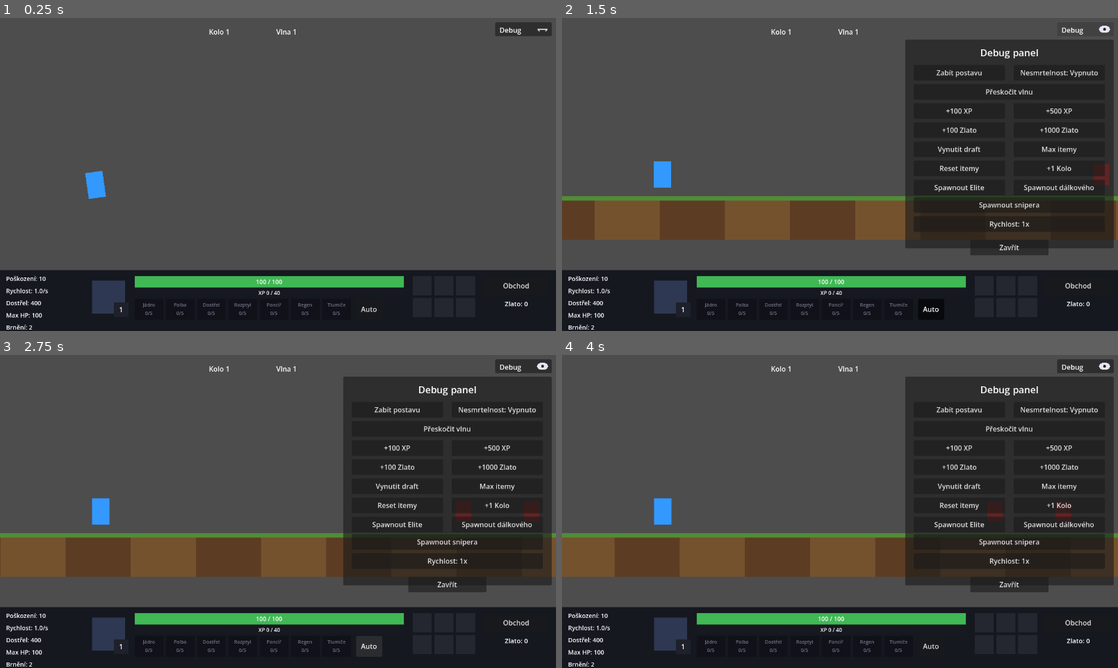
Above: before the commit, frames 1-4 (two rows, left to right).
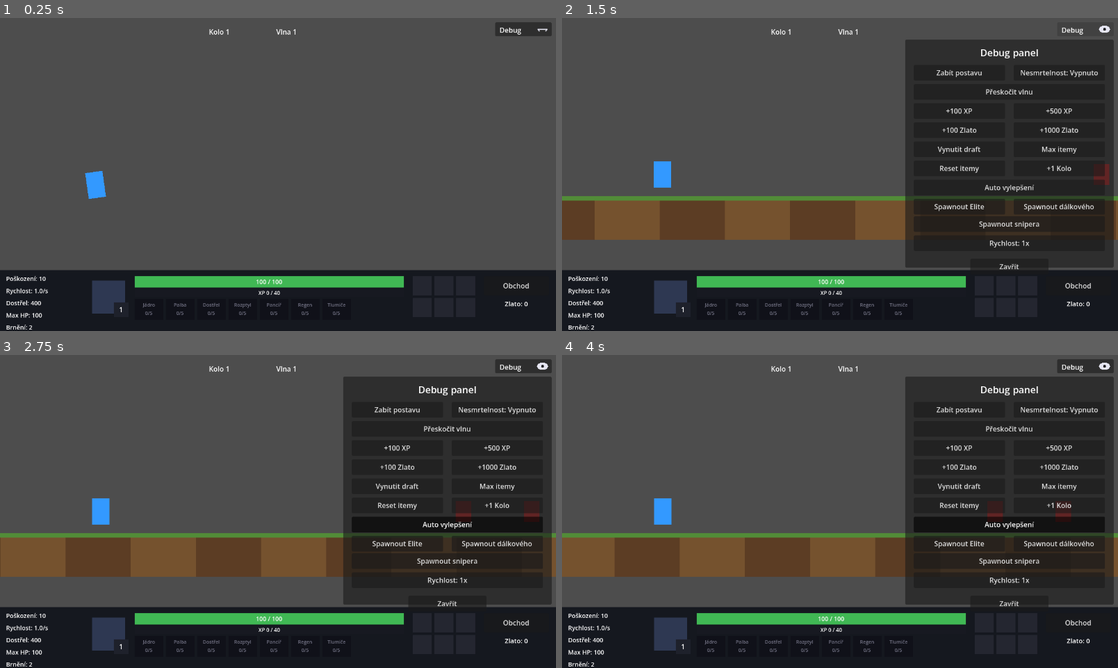
Above: after the commit, the same moments.

Repository: Wazzbi/auto-battler
Game: Godot game, scene res://scenes/main.tscn
Two runs of this game, one before a commit and one after it. Both use one fixed random seed, a clock stepped at 60 frames per second and the inputs below.
Inputs (mouse positions are in pixels of both pictures, inside the frame that each line leads up to):
- Up to frame 1 (0.25 s): no input
- Up to frame 2 (1.5 s): click (928, 309) at 0.5 s, where only the run before the commit has a clickable "Auto"; click "Debug" at 1.25 s
- Up to frame 3 (2.75 s): click "Auto" (after the commit: "Auto vylepšení") at 2 s
- Up to frame 4 (4 s): click "Obchod" at 2.75 s; click "Zavřít obchod" at 3.5 s

The runs differ from the first frame. In frame 1, less than 0.1% of the frame differs, in the area x 64-68%, y 92-94%; in frame 2, 3.0%; in frame 3, 3.1%, in the area x 61-100%, y 51-94%; in frame 4, 3.1%.

Commit message:
Move item-draft auto-pick into the Debug panel
The "Auto" toggle was a regular BottomBar button, but its only real
purpose is skipping the draft-choice pause during testing - a literal
random-pick button sitting next to real player-facing controls
undercut the whole point of the item draft (a deliberate, visible
choice). Renamed "Auto vylepšení" and moved into the Debug panel.

Co-Authored-By: Claude Sonnet 5 <noreply@anthropic.com>

Diff:
--- a/scenes/ui/hud.gd
+++ b/scenes/ui/hud.gd
@@ -35,7 +35,6 @@
 @onready var hp_regen_label: Label = $Control/BottomBar/HPBar/RegenLabel
 @onready var xp_bar: ProgressBar = $Control/BottomBar/XPBar
 @onready var xp_label: Label = $Control/BottomBar/XPBar/XPLabel
-@onready var auto_assign_toggle: Button = $Control/BottomBar/AutoAssignToggle
 @onready var gold_label: Label = $Control/BottomBar/GoldLabel
 @onready var shop_button: Button = $Control/BottomBar/ShopButton
 
@@ -75,6 +74,7 @@
 @onready var debug_spawn_elite_button: Button = $Control/DebugPanel/SpawnEliteButton
 @onready var debug_spawn_ranged_button: Button = $Control/DebugPanel/SpawnRangedButton
 @onready var debug_spawn_sniper_button: Button = $Control/DebugPanel/SpawnSniperButton
+@onready var debug_auto_upgrade_toggle: Button = $Control/DebugPanel/AutoUpgradeToggle
 @onready var debug_speed_button: Button = $Control/DebugPanel/SpeedButton
 @onready var debug_close_button: Button = $Control/DebugPanel/CloseButton
 
@@ -108,6 +108,10 @@
 ## zobrazení DraftPanelu - vypnuto defaultně, protože smysl draftu je, že
 ## hráč vidí a dělá skutečnou volbu (na rozdíl od dřívějšího Auto-přiřazení
 ## bodů do schopností, kde volba byla plochá a Auto dávalo smysl jako výchozí).
+## Ovládá se přes "Auto vylepšení" v Debug panelu (`AutoUpgradeToggle`), ne
+## přes tlačítko v běžném HUD - žádný důvod, proč by si "finální" hráč měl
+## chtít nechat vybírat itemy náhodně místo skutečné volby, takže to patří
+## mezi dev/testovací nástroje, ne mezi trvale viditelné ovládací prvky.
 var _draft_auto_enabled: bool = false
 ## Poslední nabídnuté itemy (viz _on_item_draft_ready) - potřeba, aby
 ## _on_draft_auto_toggled() mohl doresit nabídku, na kterou hráč zrovna
@@ -131,9 +135,6 @@
 	wave_cleared_label.hide()
 
 	_cache_item_nodes()
-
-	auto_assign_toggle.button_pressed = _draft_auto_enabled
-	auto_assign_toggle.toggled.connect(_on_draft_auto_toggled)
 
 	shop_button.pressed.connect(_on_shop_button_pressed)
 	shop_close_button.pressed.connect(_on_shop_close_pressed)
@@ -441,6 +442,8 @@
 	debug_spawn_elite_button.pressed.connect(_on_debug_spawn_elite_pressed)
 	debug_spawn_ranged_button.pressed.connect(_on_debug_spawn_ranged_pressed)
 	debug_spawn_sniper_button.pressed.connect(_on_debug_spawn_sniper_pressed)
+	debug_auto_upgrade_toggle.button_pressed = _draft_auto_enabled
+	debug_auto_upgrade_toggle.toggled.connect(_on_draft_auto_toggled)
 	debug_speed_button.pressed.connect(_on_debug_speed_pressed)
 
 	# Engine.time_scale je globální a restart scény ho sám neresetuje - popisek
--- a/scenes/ui/hud.tscn
+++ b/scenes/ui/hud.tscn
@@ -356,16 +356,6 @@
 0/5"
 horizontal_alignment = 1
 vertical_alignment = 1
-
-[node name="AutoAssignToggle" type="Button" parent="Control/BottomBar" unique_id=93625391]
-layout_mode = 0
-offset_left = 820.0
-offset_top = 66.0
-offset_right = 880.0
-offset_bottom = 114.0
-toggle_mode = true
-button_pressed = false
-text = "Auto"
 
 [node name="ItemSlot1" type="ColorRect" parent="Control/BottomBar" unique_id=1141383570]
 layout_mode = 1
@@ -577,7 +567,7 @@
 offset_left = -490.0
 offset_top = 50.0
 offset_right = -10.0
-offset_bottom = 530.0
+offset_bottom = 574.0
 
 [node name="Title" type="Label" parent="Control/DebugPanel"]
 layout_mode = 0
@@ -678,44 +668,54 @@
 offset_bottom = 314.0
 text = "+1 Kolo"
 
+[node name="AutoUpgradeToggle" type="Button" parent="Control/DebugPanel"]
+layout_mode = 0
+offset_left = 20.0
+offset_top = 322.0
+offset_right = 460.0
+offset_bottom = 358.0
+toggle_mode = true
+button_pressed = false
+text = "Auto vylepšení"
+
 [node name="SpawnEliteButton" type="Button" parent="Control/DebugPanel"]
 layout_mode = 0
 offset_left = 20.0
-offset_top = 322.0
+offset_top = 366.0
 offset_right = 230.0
-offset_bottom = 358.0
+offset_bottom = 402.0
 text = "Spawnout Elite"
 
 [node name="SpawnRangedButton" type="Button" parent="Control/DebugPanel"]
 layout_mode = 0
 offset_left = 250.0
-offset_top = 322.0
-offset_right = 460.0
-offset_bottom = 358.0
+offset_top = 366.0
+offset_right = 460.0
+offset_bottom = 402.0
 text = "Spawnout dálkového"
 
 [node name="SpawnSniperButton" type="Button" parent="Control/DebugPanel"]
 layout_mode = 0
 offset_left = 20.0
-offset_top = 362.0
-offset_right = 460.0
-offset_bottom = 398.0
+offset_top = 406.0
+offset_right = 460.0
+offset_bottom = 442.0
 text = "Spawnout snipera"
 
 [node name="SpeedButton" type="Button" parent="Control/DebugPanel"]
 layout_mode = 0
 offset_left = 20.0
-offset_top = 406.0
-offset_right = 460.0
-offset_bottom = 442.0
+offset_top = 450.0
+offset_right = 460.0
+offset_bottom = 486.0
 text = "Rychlost: 1x"
 
 [node name="CloseButton" type="Button" parent="Control/DebugPanel"]
 layout_mode = 0
 offset_left = 150.0
-offset_top = 460.0
+offset_top = 504.0
 offset_right = 330.0
-offset_bottom = 496.0
+offset_bottom = 540.0
 text = "Zavřít"
 
 [node name="DraftPanel" type="Panel" parent="Control"]
Not shown, changed: CLAUDE.md
